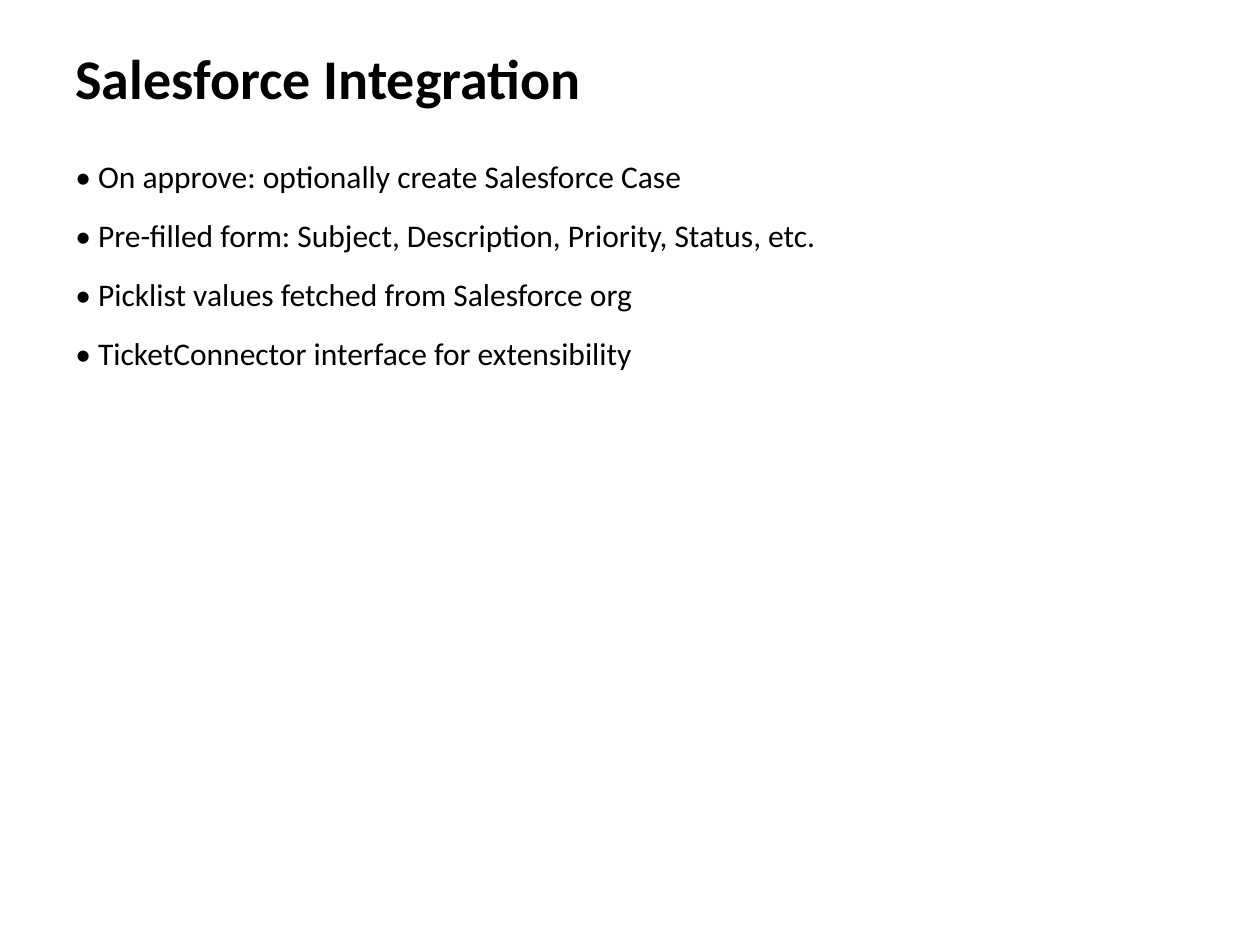
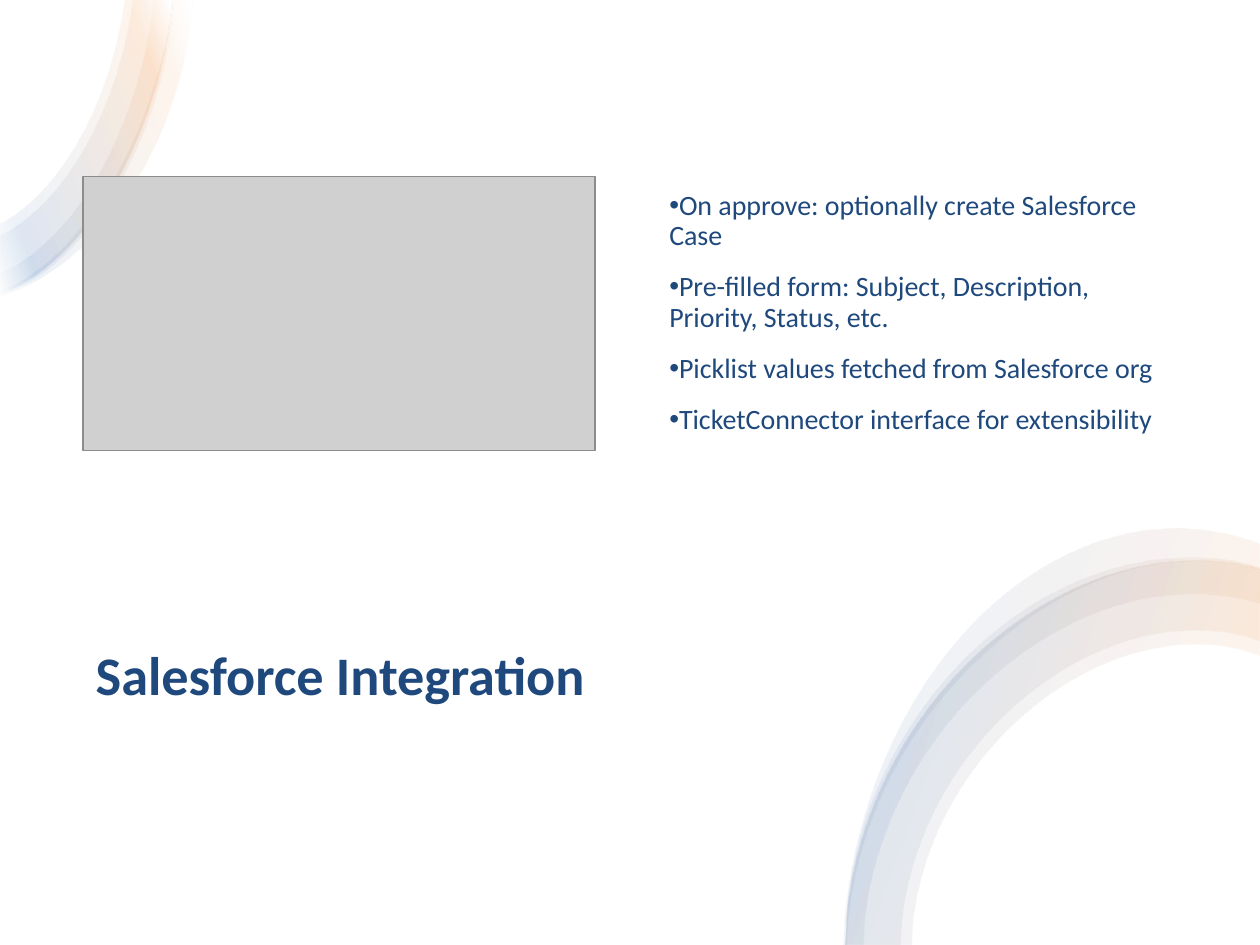
Before and after one commit to Haoj1/Powerplant-Multi-Agent, a slide deck: slide 26 of docs/Multi-Agent_Powerplant_Project.pptx (slide 21 before the commit). Drawn at 1260x945 pixels with LibreOffice and Linux fonts; fonts in the diff are those of the drawing; grey boxes stand for pictures. Boxes give left, top, right and bottom in pixels: in the first picture for what was removed or moved away, otherwise in the second. Text is boxed around its words. In the diff, an @@ line names an element or a change of style, - is before the commit and + after.

```diff
--- a/docs/Multi-Agent_Powerplant_Project.pptx
+++ b/docs/Multi-Agent_Powerplant_Project.pptx
@@ rectangle added at bbox=[0, 0, 1260, 945], fill #FFFFFF @@
@@ group added at bbox=[0, 0, 192, 297]: 4 freeform shapes @@
@@ text "On approve: optionally create Salesforce ..." at bbox=[669, 195, 1152, 434]: vertical alignment top to middle @@
@@ picture added at bbox=[83, 176, 595, 450] @@
@@ text at bbox=[669, 195, 1152, 434]: text changed; size 18 to 16 pt; text colour #000000 to #1F497D @@
-• On approve: optionally create Salesforce Case
-• Pre-filled form: Subject, Description, Priority, Status, etc.
-• Picklist values fetched from Salesforce org
-• TicketConnector interface for extensibility
+• On approve: optionally create Salesforce Case
+• Pre-filled form: Subject, Description, Priority, Status, etc.
+• Picklist values fetched from Salesforce org
+• TicketConnector interface for extensibility
@@ group added at bbox=[844, 529, 1260, 945]: 4 freeform shapes @@
@@ text "Salesforce Integration": place and size @@
-text "Salesforce Integration" at bbox=[75, 59, 581, 109]
+text "Salesforce Integration" at bbox=[96, 657, 584, 705]
@@ text "Salesforce Integration" at bbox=[96, 657, 584, 705]: size 32 to 31 pt, text colour #000000 to #1F497D; line spacing 1 to 0.9; more space between paragraphs; vertical alignment top to middle @@
```
Also in this commit, not shown: 24 other slides changed, 5 slides added, 2 slides removed.
